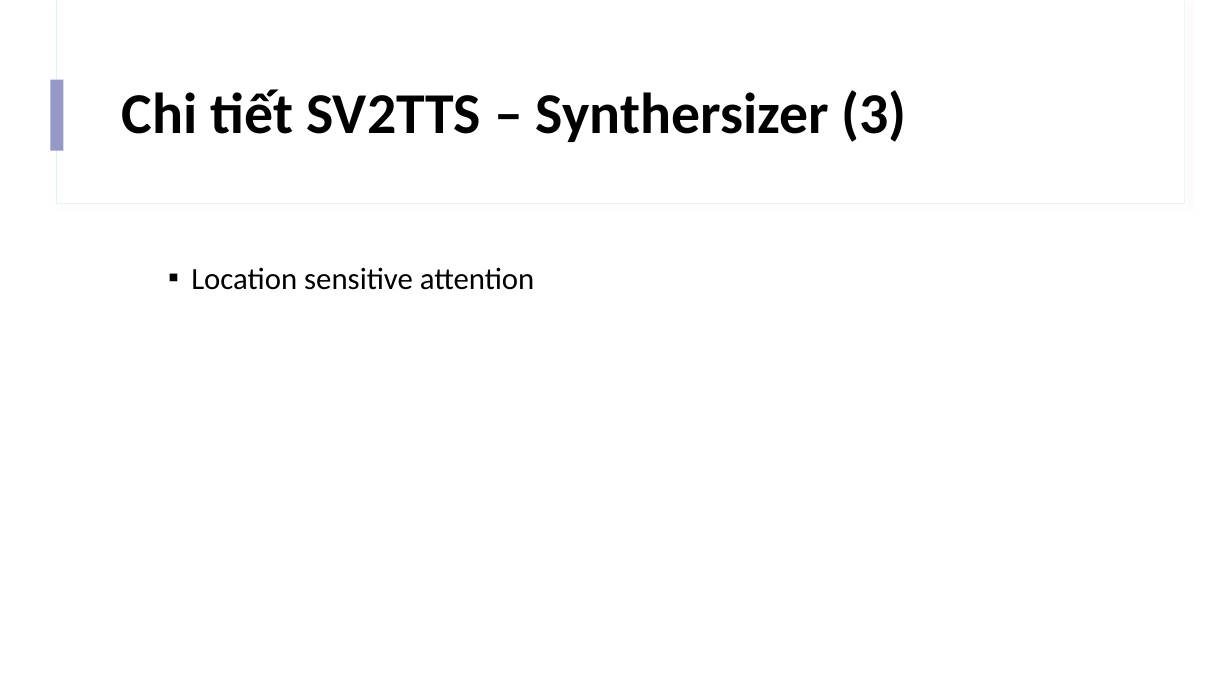
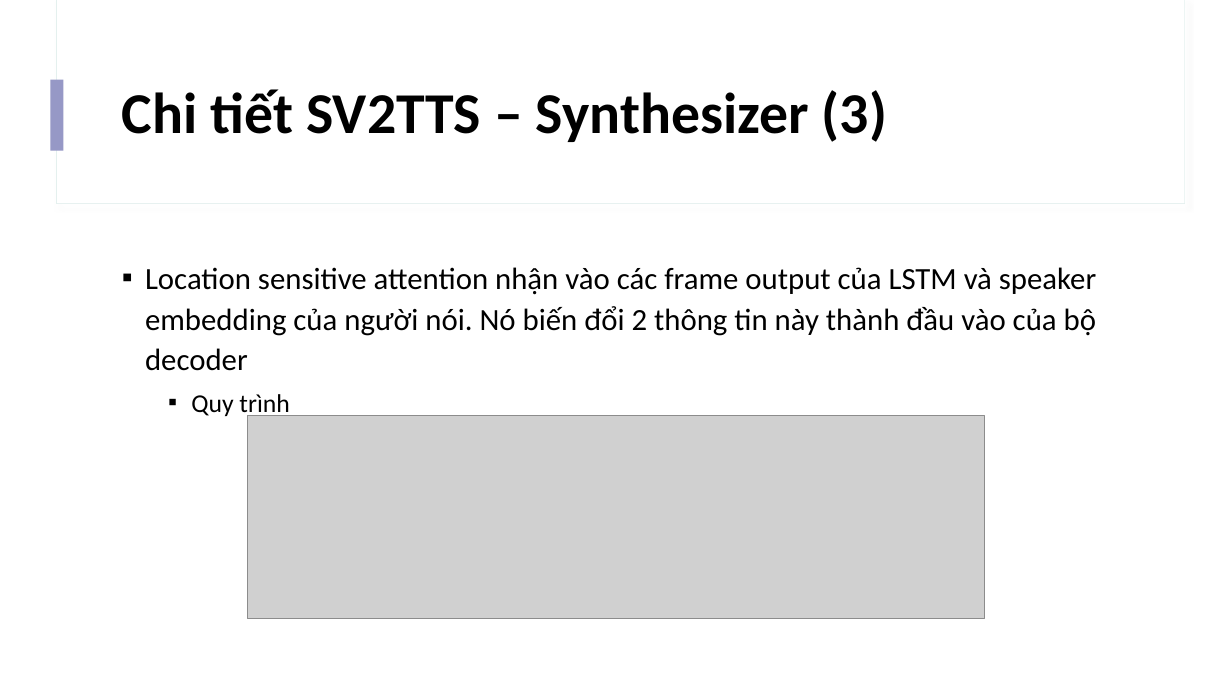
Before and after one commit to IrisStream/Machine-Learning, a slide deck: slide 18 of Voice_Cloning/Slide.pptx. Drawn at 1232x693 pixels with LibreOffice and Linux fonts; fonts in the diff are those of the drawing; grey boxes stand for pictures. Boxes give left, top, right and bottom in pixels: in the first picture for what was removed or moved away, otherwise in the second. Text is boxed around its words. In the diff, an @@ line names an element or a change of style, - is before the commit and + after.

Commit message:
synthesizer: encoder + attention

```diff
--- a/Voice_Cloning/Slide.pptx
+++ b/Voice_Cloning/Slide.pptx
@@ title at <box>122,89,887,142</box>: text changed @@
-Chi tiết SV2TTS – Synthersizer (3)
+Chi tiết SV2TTS – Synthesizer (3)
@@ text at <box>145,267,1096,418</box>: text changed @@
-  ▪ Location sensitive attention
+▪ Location sensitive attention nhận vào các frame output của LSTM và speaker embedding của người nói. Nó biến đổi 2 thông tin này thành đầu vào của bộ decoder
+  ▪ Quy trình
@@ picture added at <box>248,416,985,618</box> @@
```
Also in this commit, not shown: 5 other slides changed, 1 slide added.
